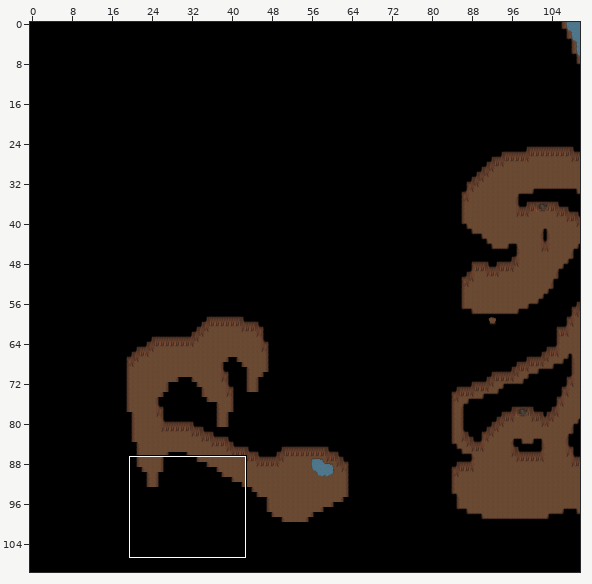
Tiled map, stored at tmwdata/maps/008-1.tmx. Above: a wide view before the commit, with the close-up outlined.
Close-up. First the earlier version:
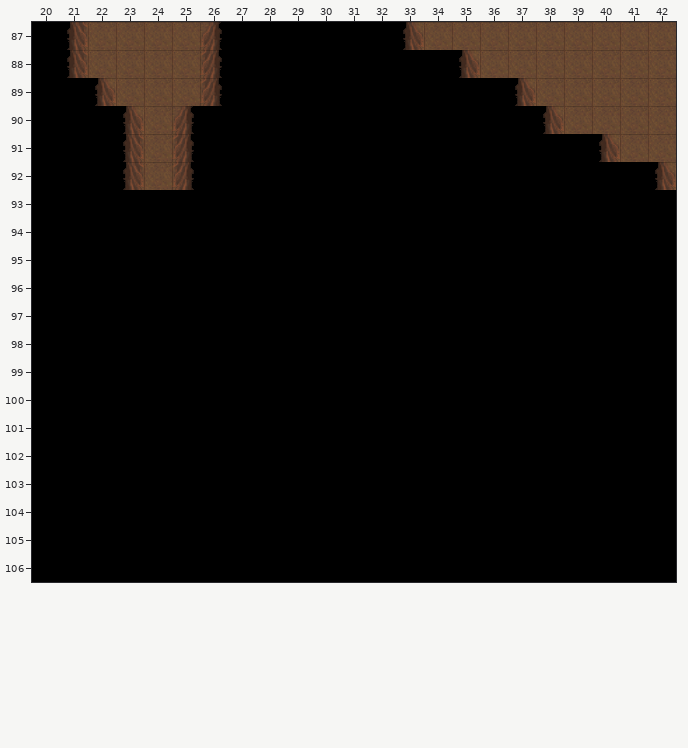
Cells are 32x32 px. Shown: x 20..42, y 87..106. The commit also changed other parts of the map, which this record leaves out.
And afterwards:
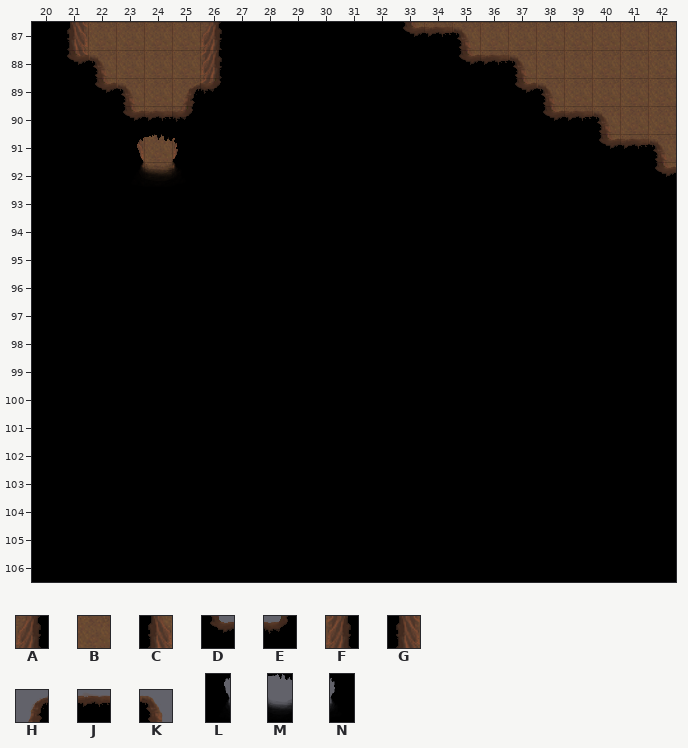
Key: from "Cave": A 3, B 4, C 5, D 8, E 9, F 19, G 21, H 22, J 23, K 24; from "cave X2": L 4, M 5, N 6.
_ is an empty cell, # one hidden under a higher layer, . an unchanged one.
The edit:
--- layer "Ground"
@@ x 21..42 @@
- 87 ............###.......
- 88 ##............###.....
- 89 .##.##..........##....
- 90 ..###............###..
- 91 ..###..............###
- 92 ..###................#
+ 87 ............CBB.......
+ 88 GB............CBB.....
+ 89 .CB.BF..........CB....
+ 90 ..CBA............CBB..
+ 91 ..GBF..............CBB
+ 92 ..GBF................C
--- layer "Ground2" (removed)
@@ x 21..42 @@
- 87 ............CBB.......
- 88 GB............CBB.....
- 89 .CB.BF..........CB....
- 90 ..CBA............CBB..
- 91 ..GBF..............CBB
- 92 ..GBF................C
+ 87 ............___.......
+ 88 __............___.....
+ 89 .__.__..........__....
+ 90 ..___............___..
+ 91 ..___..............___
+ 92 ..___................_
--- layer "Fringe"
@@ x 23..25 @@
- 92 ___
+ 92 LMN
--- layer "Over"
@@ x 21..42 @@
- 87 ............___.......
- 88 __............___.....
- 89 .__.__..........__....
- 90 ..___............___..
- 91 ...................___
- 92 ....................._
+ 87 ............DJK.......
+ 88 DK............DJK.....
+ 89 .DK.HE..........DK....
+ 90 ..DJE............DJK..
+ 91 ...................DJK
+ 92 .....................D
